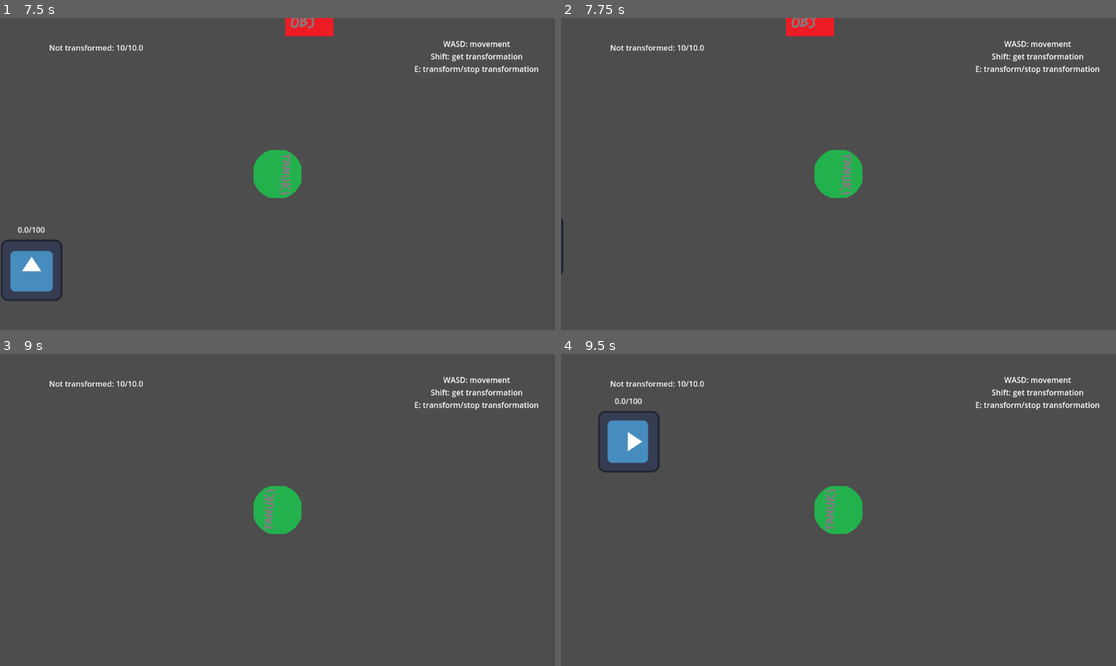
Above: before the commit, frames 1-4 (two rows, left to right).
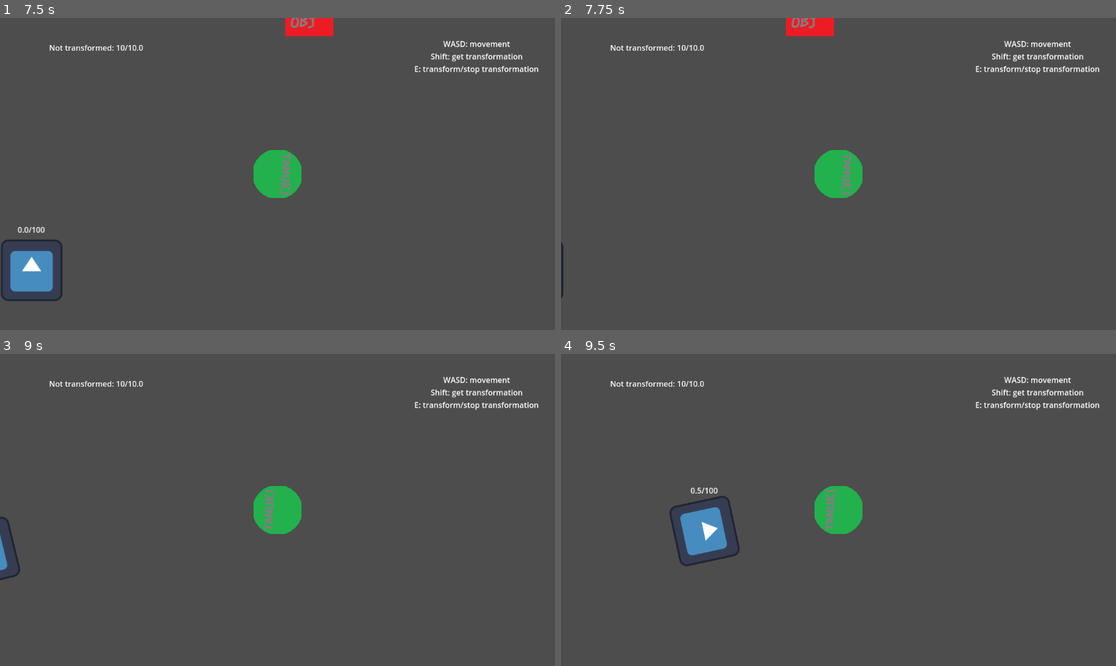
Above: after the commit, the same moments.

Repository: FinalExa/Tanuki
Game: Godot game, scene res://_Scenes/TestLevel.tscn
Two runs of this game, one before a commit and one after it. Both use one fixed random seed, a clock stepped at 60 frames per second and the inputs below. This scene is started directly instead of the project's main scene. The engine's default icon, where the game draws it, is replaced by a stand-in: a white triangle on a blue panel in a dark square.
Inputs (mouse positions are in pixels of both pictures, inside the frame that each line leads up to):
- Up to frame 1 (7.5 s): tap Enter at 0.5, 2.75, 4.25 s; move the mouse to (249, 236) at 0.52 s; hold W (up) 0.53-2.03 s; click (249, 236) at 0.6 s; move the mouse to (444, 220) at 1.27 s; tap Shift (interact) at 1.35, 3.6, 5.85 s; tap Space at 2, 3.5 s; move the mouse to (111, 127) at 2.02 s; hold A (left) 2.03-3.53 s; tap E (transformation) at 2.1, 4.35, 6.6 s; move the mouse to (305, 174) at 2.77 s; click (305, 174) at 2.85 s; move the mouse to (194, 96) at 3.52 s; hold S (down) 3.53-4.28 s; move the mouse to (399, 158) at 4.27 s; hold D (right) 4.28-5.03 s; move the mouse to (166, 189) at 5.02 s; hold W (up) 5.03-5.78 s; click (166, 189) at 5.1 s; move the mouse to (333, 105) at 5.77 s; hold D (right) from 5.78 s (still down); move the mouse to (249, 236) at 6.52 s; move the mouse to (444, 220) at 7.27 s; click (444, 220) at 7.35 s
- Up to frame 2 (7.75 s): keep holding D (right)
- Up to frame 3 (9 s): move the mouse to (111, 463) at 8.02 s; release D (right) at 8.03 s; hold S (down) 8.03-8.78 s; tap Shift (interact) at 8.1 s; tap Space at 8.75 s; move the mouse to (305, 510) at 8.77 s; hold A (left) from 8.78 s (still down); tap E (transformation) at 8.85 s
- Up to frame 4 (9.5 s): keep holding A (left)

Frame 1 is identical in both runs. In frame 2, less than 0.1% of the frame differs, in the area x 0-1%, y 64-90%; in frame 3, 0.2%; in frame 4, 2.7%, in the area x 6-33%, y 14-68%.

Commit message:
Fix to stun bug pt 2

Diff:
--- a/Enemies/Scripts/GuardPatrol.gd
+++ b/Enemies/Scripts/GuardPatrol.gd
@@ -86,7 +86,7 @@
 func stop_patrol():
 	guardController.isInPatrol = false
 	patrolStopped = true
-	guardMovement.set_movement_speed(0)
+	guardMovement.set_location_target(guardController.global_position)
 
 func restart_patrol():
 	guardController.isInPatrol = true
